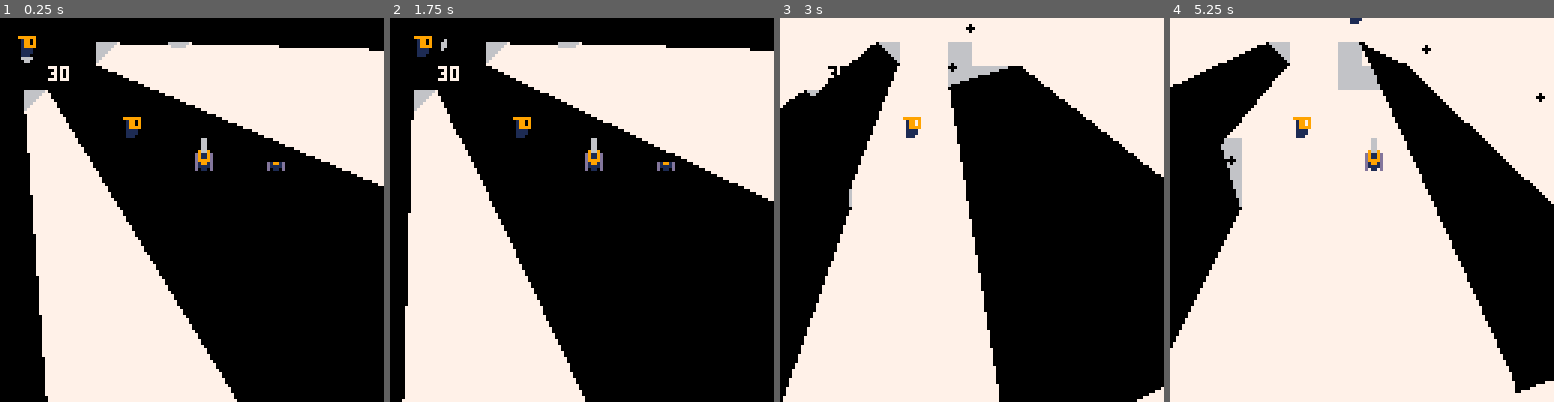
Above: before the commit, frames 1-4 (left to right).
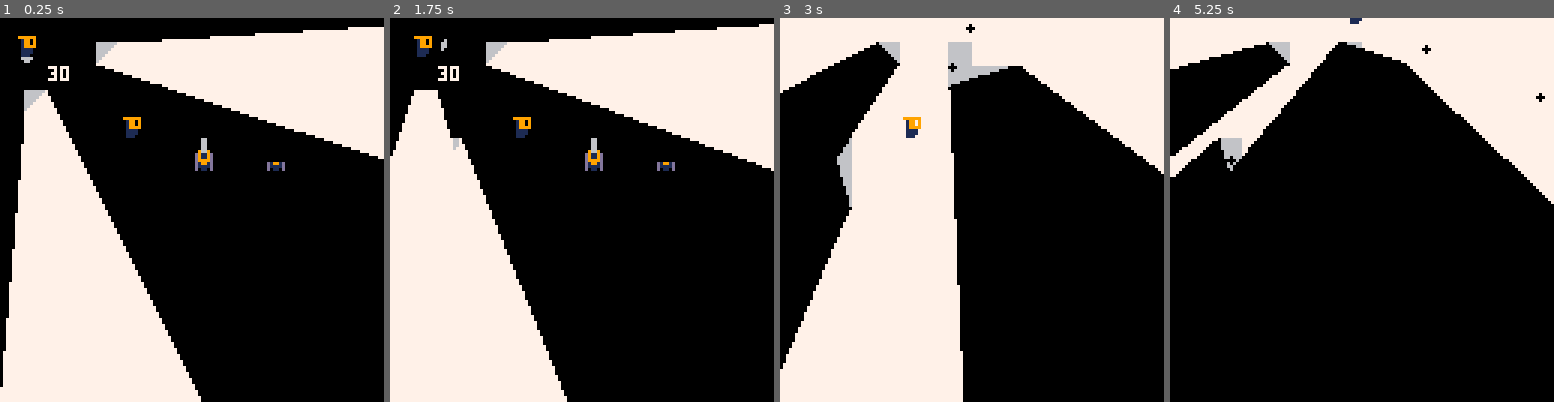
Above: after the commit, the same moments.

Repository: Shishudy/GlobalGameJam2026
Game: PICO-8 cartridge lua/playertest.p8
The game is run twice, just before and just after one commit, with the same random seed, the same clock (stepped at 60 frames per second) and the same inputs.
Inputs:
- Up to frame 1 (0.25 s): no input
- Up to frame 2 (1.75 s): tap X (X key) at 0.33, 1.07 s; tap O (Z key) at 0.7, 1.7 s; hold Right from 1.6 s (still down)
- Up to frame 3 (3 s): tap X (X key) at 1.85, 2.97 s; release Right at 2.1 s; tap O (Z key) at 2.1, 2.5, 2.9 s; hold Up 2.15-2.42 s; hold Right from 2.47 s (still down)
- Up to frame 4 (5.25 s): release Right at 3.03 s; hold Left 3.08-3.58 s; tap O (Z key) every 0.4 s from 3.3 to 4.9 s; hold Down 3.63-3.97 s; hold Right 4.02-4.68 s; tap X (X key) at 4.08, 5.2 s; hold Up 4.73-5.03 s; hold Left from 5.08 s (still down)

The runs differ from the first frame. In frame 1, 13% of the frame differs, in the area x 0-100%, y 2-100%; in frame 2, 11%; in frame 3, 6.9%; in frame 4, 54%, in the area x 0-100%, y 6-100%.

Commit message:
Shadow by level

Diff:
--- a/lua/Main.lua
+++ b/lua/Main.lua
@@ -6,9 +6,9 @@
 function _draw()
     cls()
     map(0, 0, 0, 0, 16, 16)
+    draw_shadow()
     drawPlayer()
     drawBullets()
-    draw_shadow()
 end
 
 function _update()
--- a/lua/constants.lua
+++ b/lua/constants.lua
@@ -1,14 +1,17 @@
 MAP_W = 16
 MAP_H = 16
+
+-- Setup on init_objects()
+MAP_W_MIN = 0
+MAP_W_MAX = 0
+MAP_H_MIN = 0
+MAP_H_MAX = 0
+
+
 TILE = 8
 
-in_progress = 0
-start_end_game = 1
-game_over = 2
+current_level=1
 
-left = 0 right = 1 up = 2 down = 3
-valid_moves = { left, right, up, down }
+collision_flags = { 0, 1 }
 
-map_sand_sprite = 16
-
-shadow_len=128
+shadow_len=1024
--- a/lua/helpers.lua
+++ b/lua/helpers.lua
@@ -1,3 +1,6 @@
+-- each = {tiles = {{tx,ty}, } , vertices = {{tx,ty}, } , visible_vertices = {{tx,ty}, }}
+shadow_objects = {}
+
 function k(tx, ty)
 	return tx .. "|" .. ty
 end
@@ -15,27 +18,7 @@
 function tile_at_pixel(x, y)
 	local tx = flr(x / TILE)
 	local ty = flr(y / TILE)
-	-- clamp to map bounds
-	if tx < 0 then
-		tx = 0
-	elseif tx > 15 then
-		tx = 15
-	end
-	if ty < 0 then
-		ty = 0
-	elseif ty > 15 then
-		ty = 15
-	end
 	return tx, ty
-end
-
-function get_tile_at_pixel(px, py)
-	-- Uses pixels
-	return mget(flr(px / 8), flr(py / 8))
-end
-
-function get_map_cell(unit)
-	return get_tile_at_pixel(unit.x + unit.w / 2, unit.y + unit.h / 2)
 end
 
 function distance(p0x, p0y, p1x, p1y)
@@ -151,18 +134,16 @@
 end
 
 function object_has_collision(x, y)
-    -- Uses tile index(need to divide pixels by 8 and use floor)
-    if x < 0 or x > MAP_W - 1 or y < 0 or y > MAP_H - 1 then
-        return false
-    end
-    local id = mget(x, y)
-    local shadow_flags = { 0, 1 }
-    for f in all(shadow_flags) do
-        if fget(id, f) then return true end
-    end
-    return false
-end
-
+	-- Uses tile index(need to divide pixels by 8 and use floor)
+	if x < MAP_W_MIN or x > MAP_W_MAX or y < MAP_H_MIN or y > MAP_H_MAX then
+		return false
+	end
+	local id = mget(x, y)
+	for f in all(collision_flags) do
+		if fget(id, f) then return true end
+	end
+	return false
+end
 
 function qsort(a, c, l, r)
 	-- qsort(a,c,l,r)
--- a/lua/shadows.lua
+++ b/lua/shadows.lua
@@ -1,7 +1,10 @@
--- each = {tiles = {{tx,ty}, } , vertices = {{tx,ty}, } , visible_vertices = {{tx,ty}, }}
-shadow_objects = {}
 
 function init_objects()
+    MAP_W_MIN = MAP_W*(current_level-1-(flr((current_level-1)/8)*8))
+    MAP_W_MAX = MAP_W*(current_level-(flr((current_level-1)/8)*8))-1
+    MAP_H_MIN = MAP_H*(flr((current_level-1)/8))
+    MAP_H_MAX = MAP_H*(flr((current_level-1)/8)+1)-1
+
     shadow_objects = {}
     local seen = {}
 
@@ -12,8 +15,9 @@
         { -1, 1 }, { 0, 1 }, { 1, 1 }
     }
 
-    for ty = 0, 15 do
-        for tx = 0, 15 do
+    for ty = MAP_H_MIN, MAP_H_MAX do
+        for tx = MAP_W_MIN, MAP_W_MAX do
+
             local id = mget(tx, ty)
 
             -- is this a shadow tile and not visited yet?
@@ -34,8 +38,8 @@
                         local nx = x + n[1]
                         local ny = y + n[2]
 
-                        -- clamp to 0..15 to avoid weird wraparound
-                        if nx >= 0 and nx <= 15 and ny >= 0 and ny <= 15 then
+                        -- clamp to window
+                        if nx >= MAP_W_MIN and nx <= MAP_W_MAX and ny >= MAP_H_MIN and ny <= MAP_H_MAX then
                             local nid = mget(nx, ny)
                             if (fget(nid, 0) or fget(nid, 1)) and not seen[k(nx, ny)] then
                                 seen[k(nx, ny)] = true
@@ -90,7 +94,7 @@
 
     for c in all(corners) do
         -- Skip vertices corners
-        if (x1 == 0 and y1 == 0) or (x1 == 15 and y1 == 0) or (x1 == 0 and y1 == 15) or (x1 == 15 and y1 == 15) then
+        if ((x1 == MAP_W_MIN and y1 == MAP_H_MIN) or (x1 == MAP_W_MAX and y1 == MAP_H_MIN) or (x1 == MAP_W_MIN and y1 == MAP_H_MAX) or (x1 == MAP_W_MAX and y1 == MAP_H_MAX)) then
             goto continue_corner
         end
 
@@ -158,7 +162,7 @@
         -- for vertice of object
         for v = 1, #verts do
             local vx, vy = verts[v][1], verts[v][2]
-            local px, py = player.x, player.y
+            local px, py = player.x+(TILE/2), player.y+(TILE/2)
 
             if is_vertice_visible(px, py, vx, vy, tiles) then
                 add(visible_vertices, { verts[v][1], verts[v][2] })
@@ -170,7 +174,7 @@
 
 function get_shadow_angles(v, tile)
     -- best 2 angles that have to include the tile, of the visible vertices
-    local px, py = player.x, player.y
+    local px, py = player.x+(TILE/2), player.y+(TILE/2)
     local tile_x, tile_y = tile[1], tile[2]
 
     -- angle to tile center
@@ -239,7 +243,6 @@
         local vvertices = obj.visible_vertices
         if #vvertices >= 2 then
             local i1, a1, i2, a2 = get_shadow_angles(vvertices, tiles[1])
-            local px, py = player.x, player.y
 
             local x1, y1 = vvertices[i1][1], vvertices[i1][2]
             local x2, y2 = vvertices[i2][1], vvertices[i2][2]
